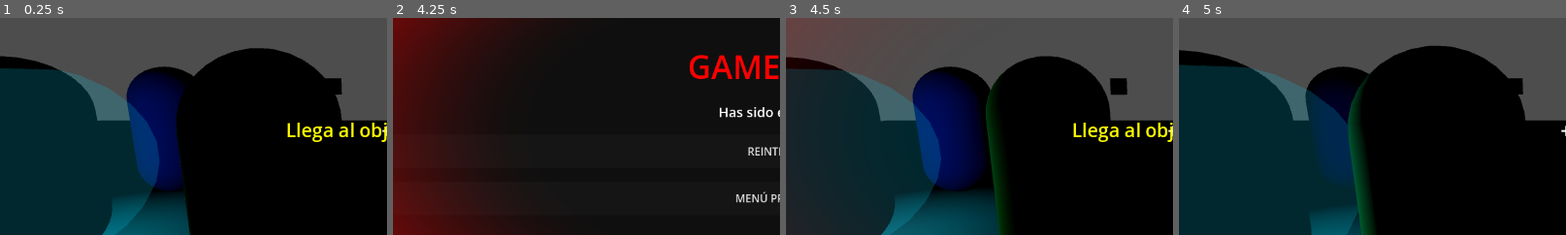
Above: before the commit, frames 1-4 (left to right).
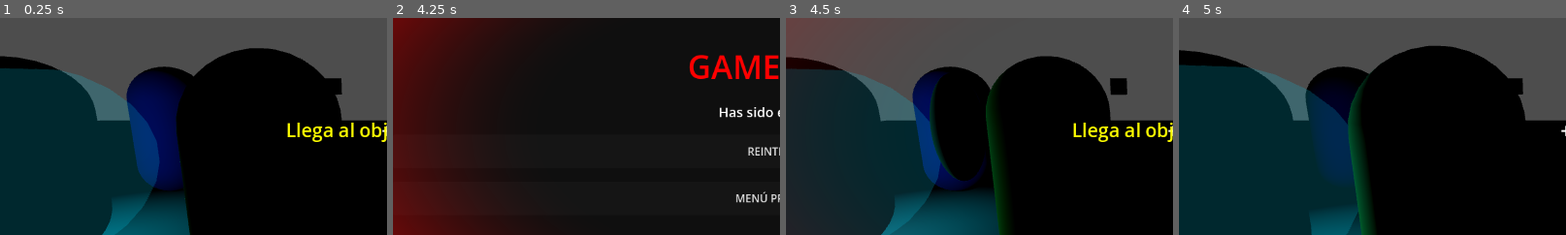
Above: after the commit, the same moments.

Repository: kilder16/NEXUS
Game: Godot game, scene res://scenes/levels/test_level.tscn
The game is run twice, just before and just after one commit, with the same random seed, the same clock (stepped at 60 frames per second) and the same inputs. This scene is started directly instead of the project's main scene.
Inputs (mouse positions are % of the whole screen's width and height, from its top left):
- Up to frame 1 (0.25 s): no input
- Up to frame 2 (4.25 s): tap Enter at 0.5 s; move the mouse to (55, 50) at 0.52 s; hold Up from 0.53 s (still down); tap Q at 0.6 s; click (55, 50) at 0.67 s; tap Space at 0.77, 1.52, 3.02, 3.77 s; move the mouse to (45, 50) at 1.27 s; tap E at 1.35 s; move the mouse to (52, 48) at 2.02 s; tap 1 at 2.1 s; move the mouse to (49, 52) at 2.77 s; tap 2 at 2.85 s; click (49, 52) at 2.92 s; move the mouse to (57, 51) at 3.52 s; tap 3 at 3.6 s
- Up to frame 3 (4.5 s): release Up at 4.25 s; click "REINTENTAR" at 4.25 s
- Up to frame 4 (5 s): no input
The pictures show only the part of the screen within x 0-50%, y 24-74%; the shares and areas given below are measured in that part.

Frames 1-2 are identical in both runs. In frame 3, 5.1% of the frame differs, in the area x 37-52%, y 25-75%; in frame 4, nothing differs.

Commit message:
fix(ai): Tirador dispara — projectile_scene preload (bug pre-existente)
El Tirador (enemy_ranged) NUNCA disparó desde v1.0: la propiedad
projectile_scene era @export sin asignación en enemy_ranged.tscn, así
que shoot_projectile() hacía early return con push_warning y silencio.
No detectado hasta Día 5 v1.1 porque el Tirador típicamente mantiene
distancia y se confundía visualmente con el Centinela ranged
(introducido en Feature 1.3 con su propio proyectil amarillo).

Reemplazado @export por const PROJECTILE_SCENE = preload(...) — mismo
patrón que enemy.gd::PROJECTILE_SHORT_SCENE. Borrado el null-check
(preload nunca es null). Bug independiente del fix #4 de "no tirarse
al vacío"; los dos eran necesarios.

Co-Authored-By: Claude Opus 4.7 (1M context) <noreply@anthropic.com>

Diff:
--- a/scripts/ai/enemy_ranged.gd
+++ b/scripts/ai/enemy_ranged.gd
@@ -3,7 +3,10 @@
 # === ENEMY RANGED ===
 # Vida media, dispara proyectiles desde lejos y mantiene distancia.
 
-@export var projectile_scene: PackedScene
+# Escena del proyectil precargada (antes era @export sin asignación en el
+# .tscn → el Tirador nunca disparó desde v1.0 hasta v1.1). Mismo patrón que
+# enemy.gd::PROJECTILE_SHORT_SCENE para evitar el problema en el futuro.
+const PROJECTILE_SCENE: PackedScene = preload("res://scenes/enemies/projectile.tscn")
 var preferred_distance = 8.0
 
 func _ready():
@@ -82,11 +85,7 @@
 		shoot_projectile()
 
 func shoot_projectile():
-	if projectile_scene == null:
-		push_warning("EnemyRanged: projectile_scene no asignado en el inspector")
-		return
-
-	var projectile = projectile_scene.instantiate()
+	var projectile = PROJECTILE_SCENE.instantiate()
 	get_tree().current_scene.add_child(projectile)
 
 	# Spawn ligeramente delante para no colisionar consigo mismo
